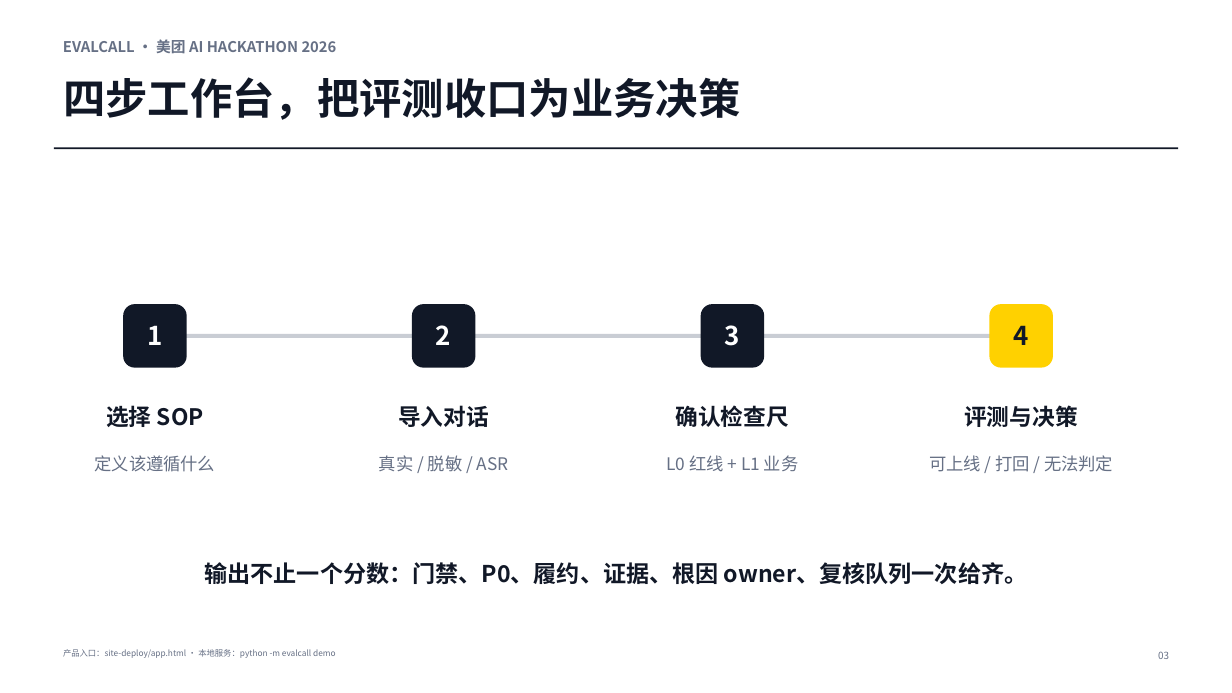
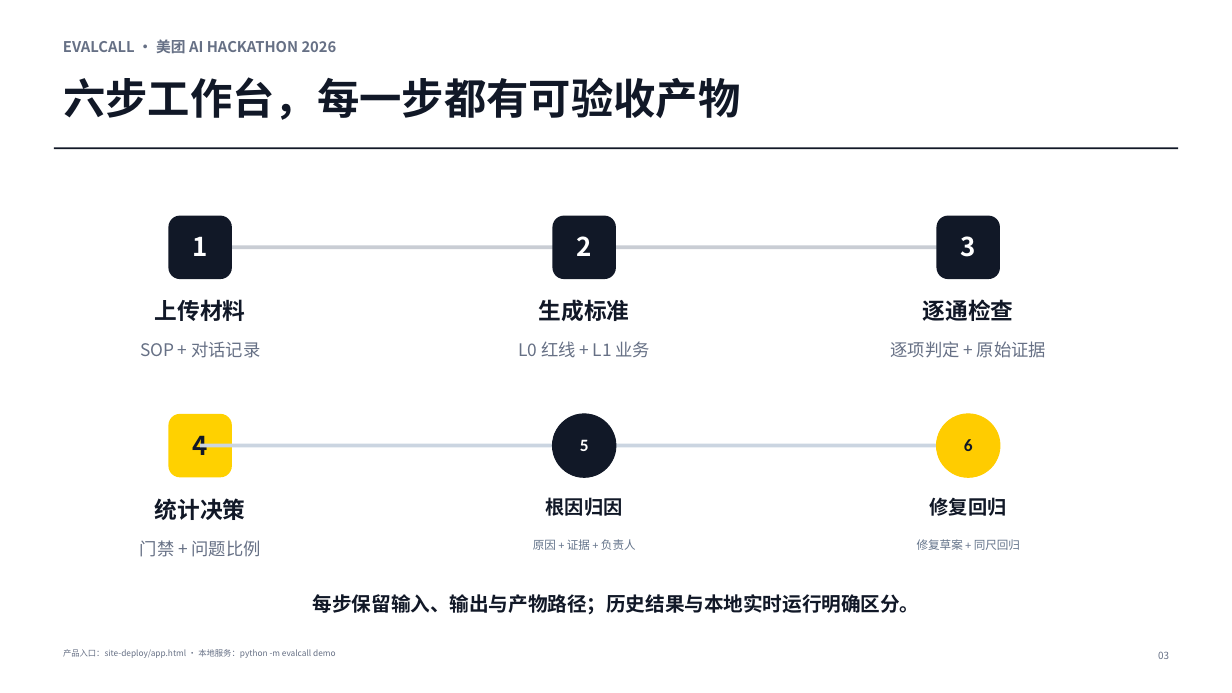
Before and after one commit to kaijie0074-art/evalcall, a slide deck: slide 3 of docs/EvalCall答辩稿-可信评测基础设施-20260712.pptx. Drawn at 1232x693 pixels with LibreOffice and Linux fonts; fonts in the diff are those of the drawing. Boxes give left, top, right and bottom in pixels: in the first picture for what was removed or moved away, otherwise in the second. Text is boxed around its words. In the diff, an @@ line names an element or a change of style, - is before the commit and + after.

```diff
--- a/docs/EvalCall答辩稿-可信评测基础设施-20260712.pptx
+++ b/docs/EvalCall答辩稿-可信评测基础设施-20260712.pptx
@@ text at box(63, 77, 740, 120): text changed @@
-四步工作台，把评测收口为业务决策
+六步工作台，每一步都有可验收产物
@@ text "1": place and size @@
-text "1" at box(147, 325, 162, 345)
+text "1" at box(192, 236, 207, 256)
@@ rounded rectangle: place and size @@
-rounded rectangle at box(123, 304, 187, 368)
+rounded rectangle at box(168, 215, 232, 279)
@@ text "2": place and size @@
-text "2" at box(436, 325, 451, 345)
+text "2" at box(577, 236, 592, 256)
@@ rounded rectangle: place and size @@
-rounded rectangle at box(412, 304, 476, 368)
+rounded rectangle at box(553, 215, 616, 279)
@@ text "3": place and size @@
-text "3" at box(725, 325, 740, 346)
+text "3" at box(961, 236, 976, 257)
@@ rounded rectangle: place and size @@
-rounded rectangle at box(701, 304, 764, 368)
+rounded rectangle at box(937, 215, 1001, 279)
@@ rectangle: place and size @@
-rectangle at box(142, 334, 1051, 337)
+rectangle at box(201, 246, 969, 250)
@@ text added at box(155, 299, 246, 321), 17.8 pt, text #111827, bold @@
+上传材料
@@ text added at box(539, 299, 630, 321), 17.8 pt, text #111827, bold @@
+生成标准
@@ text at box(923, 299, 1014, 321): text changed @@
-确认检查尺
+逐通检查
@@ text added at box(140, 341, 260, 358), 13.5 pt, text #667085 @@
+SOP + 对话记录
@@ text "L0 红线 + L1 业务": place and size @@
-text "L0 红线 + L1 业务" at box(667, 455, 799, 472)
+text "L0 红线 + L1 业务" at box(518, 341, 651, 358)
@@ text added at box(891, 341, 1046, 358), 13.5 pt, text #667085 @@
+逐项判定 + 原始证据
@@ text removed at box(106, 405, 204, 427) @@
-选择 SOP
@@ rounded rectangle: place and size @@
-rounded rectangle at box(990, 304, 1054, 368)
+rounded rectangle at box(168, 414, 232, 478)
@@ text removed at box(398, 405, 489, 427) @@
-导入对话
@@ ellipse added at box(553, 414, 616, 478), fill #111827, outline #111827 0.75 pt @@
@@ ellipse added at box(937, 414, 1001, 478), fill #FFCC00, outline #FFCC00 0.75 pt @@
@@ text "4": place and size @@
-text "4" at box(1013, 325, 1028, 345)
+text "4" at box(192, 435, 207, 455)
@@ rectangle added at box(201, 444, 969, 447), fill #CBD5E1 @@
@@ text added at box(580, 439, 589, 451), 13.5 pt, text #FFFFFF, bold @@
+5
@@ text added at box(964, 439, 973, 451), 13.5 pt, text #111827, bold @@
+6
@@ text removed at box(95, 455, 216, 472) @@
-定义该遵循什么
@@ text removed at box(379, 455, 509, 472) @@
-真实 / 脱敏 / ASR
@@ text removed at box(929, 455, 1113, 472) @@
-可上线 / 打回 / 无法判定
@@ text at box(155, 498, 246, 520): text changed @@
-评测与决策
+统计决策
@@ text added at box(546, 497, 623, 516), 15 pt, text #111827, bold @@
+根因归因
@@ text added at box(930, 497, 1007, 516), 15 pt, text #111827, bold @@
+修复回归
@@ text added at box(533, 539, 636, 550), 9 pt, text #64748B @@
+原因 + 证据 + 负责人
@@ text added at box(917, 539, 1020, 550), 9 pt, text #64748B @@
+修复草案 + 同尺回归
@@ text added at box(140, 540, 261, 557), 13.5 pt, text #667085 @@
+门禁 + 问题比例
@@ text at box(313, 594, 920, 615): text changed; size 18 to 15.2 pt @@
-输出不止一个分数：门禁、P0、履约、证据、根因 owner、复核队列一次给齐。
+每步保留输入、输出与产物路径；历史结果与本地实时运行明确区分。
```
Also in this commit, not shown: 2 other slides changed, 23 other files.
